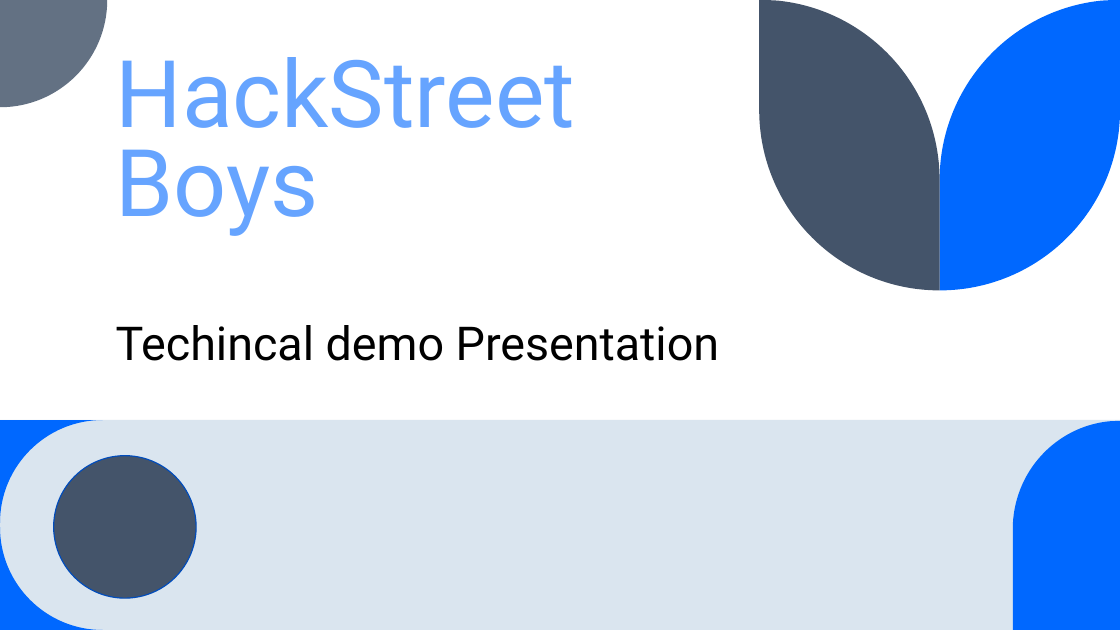
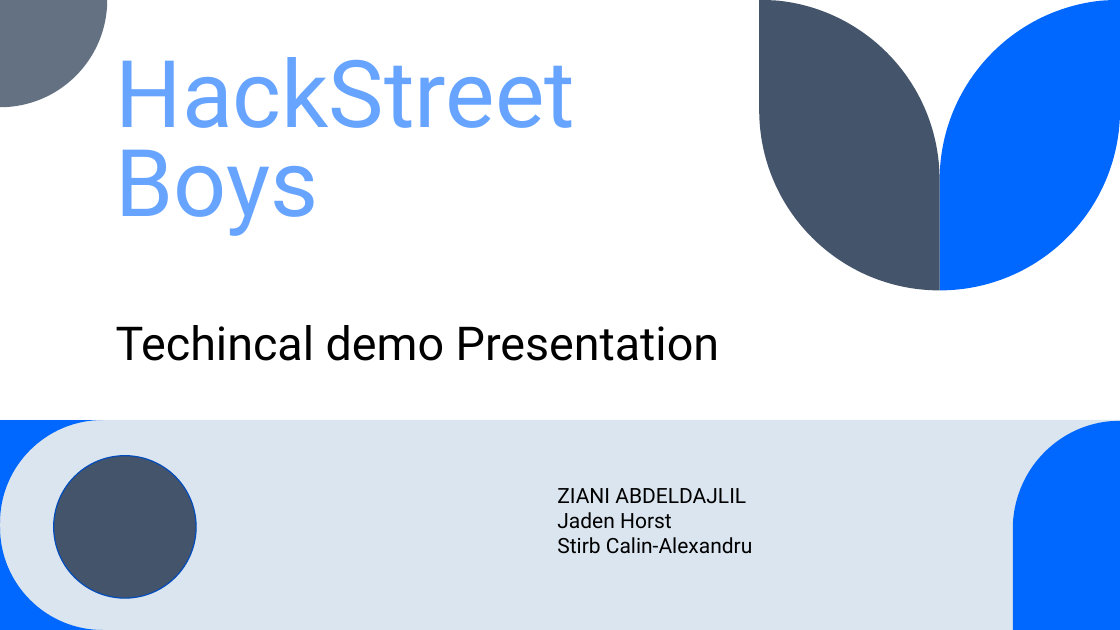
Before and after one commit to Alex55ad/HacKMKv6_HSBoys, a slide deck: slide 1 of Presentation2.pptx. Drawn at 1120x630 pixels with LibreOffice and Linux fonts; fonts in the diff are those of the drawing. Boxes give left, top, right and bottom in pixels: in the first picture for what was removed or moved away, otherwise in the second. Text is boxed around its words. In the diff, an @@ line names an element or a change of style, - is before the commit and + after.

```diff
--- a/Presentation2.pptx
+++ b/Presentation2.pptx
@@ text added at (x1=557, y1=488, x2=752, y2=554), 18 pt, text #000000 @@
+ZIANI ABDELDAJLIL
+Jaden Horst
+Stirb Calin-Alexandru
```
Also in this commit, not shown: 6 other slides changed.
